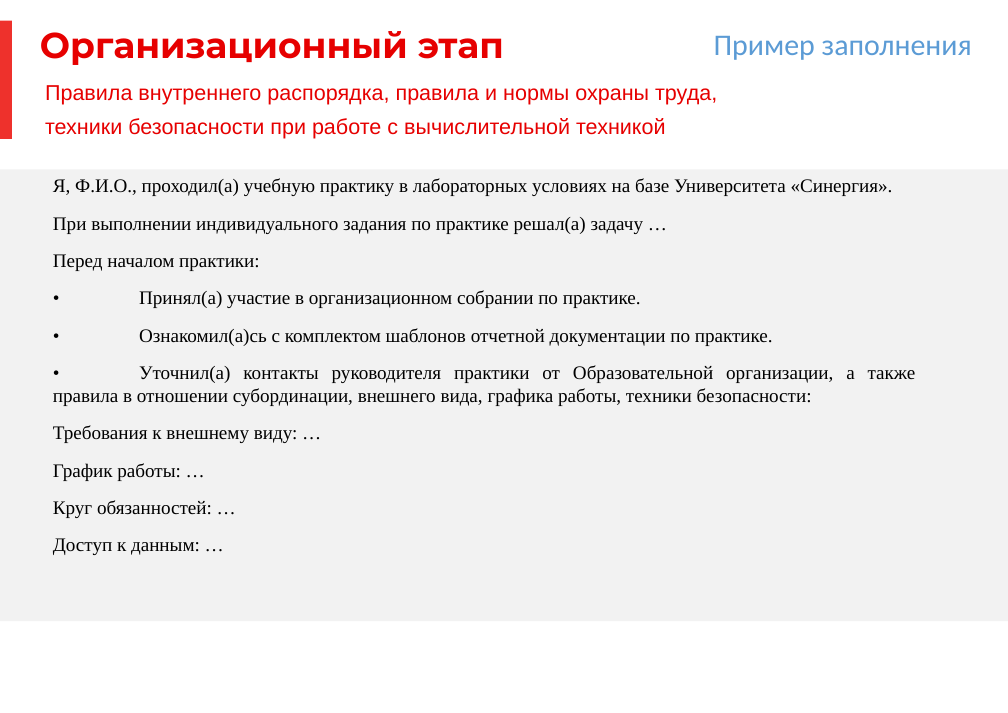
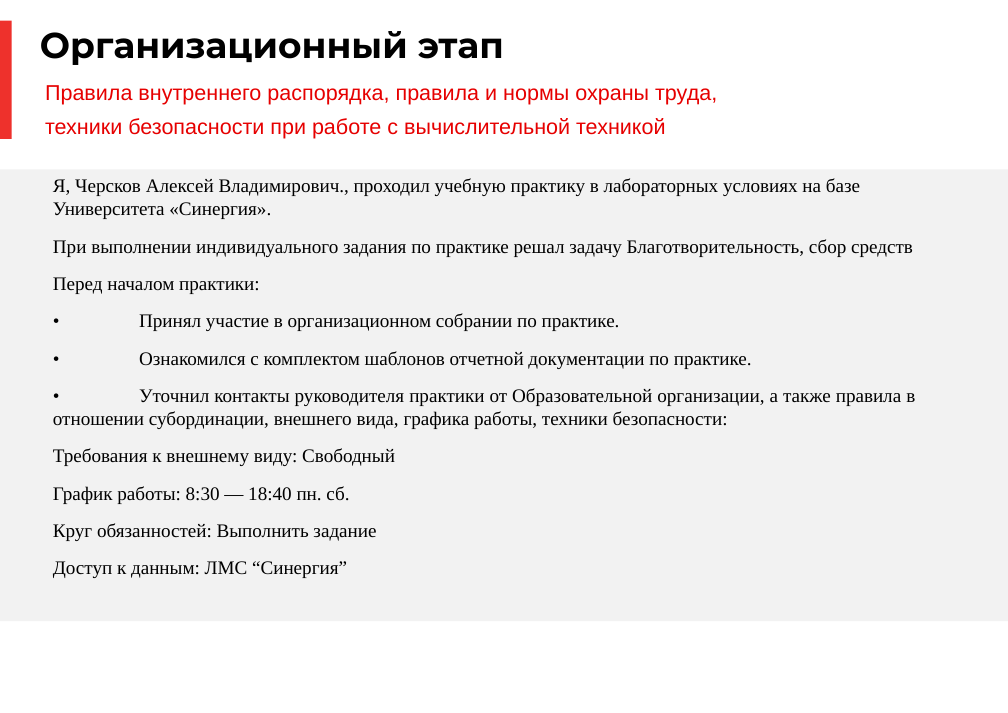
Before and after one commit to a-attendee/practice-2, a slide deck: slide 3 of docs/Prilozhenie 1 k individualnomu zadaniyu UP. PM.03 (shablon otcheta dlya zapolneniya).pptx. Drawn at 1008x713 pixels with LibreOffice and Linux fonts; fonts in the diff are those of the drawing; background and template pictures are left out. Boxes give left, top, right and bottom in pixels: in the first picture for what was removed or moved away, otherwise in the second. Text is boxed around its words. In the diff, an @@ line names an element or a change of style, - is before the commit and + after.

```diff
--- a/docs/Prilozhenie 1 k individualnomu zadaniyu UP. PM.03 (shablon otcheta dlya zapolneniya).pptx
+++ b/docs/Prilozhenie 1 k individualnomu zadaniyu UP. PM.03 (shablon otcheta dlya zapolneniya).pptx
@@ title "Организационный этап" at bbox=[40, 31, 504, 65]: text colour #E60000 to #000000 @@
@@ text removed at bbox=[714, 36, 972, 60] @@
-Пример заполнения
@@ text at bbox=[53, 178, 913, 257]: text changed @@
-Я, Ф.И.О., проходил(а) учебную практику в лабораторных условиях на базе Университета «Синергия».
-При выполнении индивидуального задания по практике решал(а) задачу …
+Я, Черсков Алексей Владимирович., проходил учебную практику в лабораторных условиях на базе Университета «Синергия».
+При выполнении индивидуального задания по практике решал задачу Благотворительность, сбор средств
@@ text at bbox=[53, 313, 915, 578]: text changed @@
-• Принял(а) участие в организационном собрании по практике.
-• Ознакомил(а)сь с комплектом шаблонов отчетной документации по практике.
-• Уточнил(а) контакты руководителя практики от Образовательной организации, а также правила в отношении субординации, внешнего вида, графика работы, техники безопасности:
-Требования к внешнему виду: …
-График работы: …
-Круг обязанностей: …
-Доступ к данным: …
+• Принял участие в организационном собрании по практике.
+• Ознакомился с комплектом шаблонов отчетной документации по практике.
+• Уточнил контакты руководителя практики от Образовательной организации, а также правила в отношении субординации, внешнего вида, графика работы, техники безопасности:
+Требования к внешнему виду: Свободный
+График работы: 8:30 — 18:40 пн. сб.
+Круг обязанностей: Выполнить задание
+Доступ к данным: ЛМС “Синергия”
```
Also in this commit, not shown: 14 other slides changed, 27 other files.
